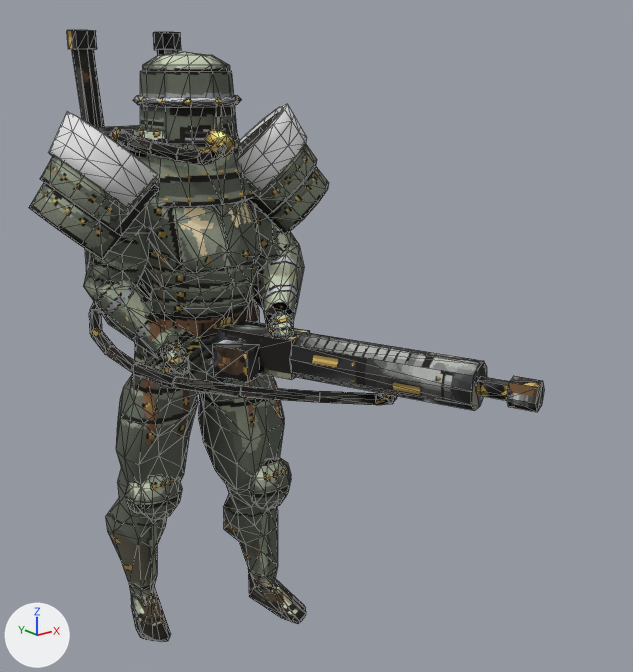
The Blender file tools/art/blend/mechanized-heavy-infantry.blend as it was, and as the next commit left it.
Both versions are drawn from a camera (50 mm lens) standing at (-0.846, -1.455, 1.144) and looking at (0.097, -0.276, 0.673). Arrows for +X, +Y and +Z are at lower left; the lights stay in place. The first picture is the older version. Mesh edges are drawn as thin lines.

Objects in the first picture: 'Accent', 'Back', 'Body', 'Chest', 'Helmet', 'Weapon'.
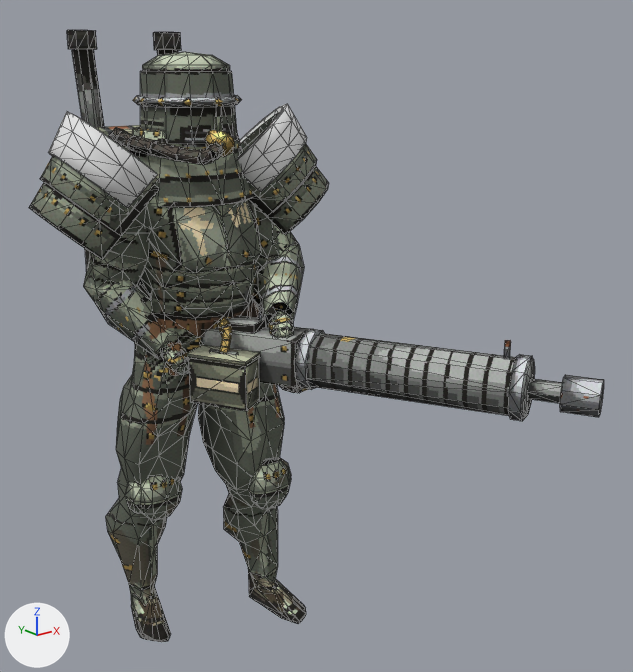
The edits, one by one:
me_back is used by ob_back; location (0.0, 0.0, 0.0).
me_back had 468 vertices, 808 faces and spanned x -0.199..0.166, y -0.425..0.23, z 0.566..1.2.
me_back now has 606 vertices, 1040 faces and spans x -0.152..0.157, y -0.296..0.23, z 0.562..1.2.
me_back part 1: a new loose piece, an icosphere of 20 faces spanning x 0.058..0.092, y -0.283..-0.247, z 0.565..0.599, in mat_mechanized_heavy_infantryback (picture img_mechanized_heavy_infantry_back).
me_back part 2: 11 loose pieces with 132 vertices, spanning x -0.199..0.166, y -0.425..0.151, z 0.566..0.737, are deleted.
me_back part 3: 12 vertices removed from x -0.056..0.065, y -0.341..-0.24, z 0.571..0.604; 132 vertices added at x 0.025..0.157, y -0.258..0.14, z 0.562..0.705.
me_back part 4: 567 kept faces spanning x -0.152..0.152, y -0.159..0.23, z 0.693..1.2 get new texture (UV) coordinates.
Other edits to the shape of me_back do not show in these pictures.
me_weapon is used by ob_weapon; location (0.0, 0.0, 0.0).
me_weapon had 96 vertices, 156 faces and spanned x -0.104..0.268, y -0.669..-0.055, z 0.594..0.684.
me_weapon now has 244 vertices, 392 faces and spans x -0.105..0.354, y -0.73..-0.038, z 0.553..0.707.
me_weapon part 5: the loose piece of 20 vertices spanning x 0.037..0.244, y -0.583..-0.243, z 0.597..0.677 is multiplied about its middle by the matrix ((1.19, -0.119, 0.103), (0.115, 1.193, 0.056), (-0.108, -0.046, 1.194)), then moved by (0.038, -0.026, -0.007).
me_weapon part 6: a new loose piece, a 5-sided cylinder along z spanning x -0.105..-0.079, y -0.108..-0.083, z 0.593..0.653, in mat_mechanized_heavy_infantryweapon (picture img_mechanized_heavy_infantry_weapon).
me_weapon part 7: the loose piece of 8 vertices spanning x -0.037..0.106, y -0.272..-0.055, z 0.6..0.674 is rebuilt with 8 vertices and now spans x -0.066..0.117, y -0.282..-0.038, z 0.587..0.674.
me_weapon part 8: the loose piece of 12 vertices spanning x 0.191..0.241, y -0.622..-0.561, z 0.622..0.652 is deleted.
me_weapon part 9: the loose piece of 10 vertices spanning x -0.104..-0.081, y -0.106..-0.085, z 0.596..0.649 is deleted.
me_weapon part 10: 1 vertex moved within x 0.051, y -0.222, z 0.684; 15 vertices removed from x -0.046..0.067, y -0.23..-0.138, z 0.594..0.684; 139 vertices added at x -0.097..0.14, y -0.309..-0.079, z 0.553..0.707.
me_weapon part 11: 12 vertices removed from x 0.203..0.268, y -0.669..-0.606, z 0.614..0.66; 56 vertices added at x 0.215..0.354, y -0.73..-0.569, z 0.576..0.707.
Other edits to the shape of me_weapon do not show in these pictures.

Changed parts and their boxes (x1, y1, x2, y2) in the pictures (633 x 672 px; the box of a moved part takes in the faces that stretch with it):
'Weapon', reshaped (16% wider, 16% taller): before (168, 321, 544, 412); after (167, 315, 604, 421)
'Back', reshaped (27% narrower): before (67, 30, 397, 405); after (67, 30, 307, 393)
part 1 of me_back, added (mostly hidden): after (295, 386, 307, 393)
part 2 of me_back, deleted: before (89, 301, 397, 405)
part 3 of me_back, cut back (mostly hidden afterwards): before (241, 386, 320, 402); after (257, 304, 298, 393)
part 4 of me_back, surface changed: (67, 30, 226, 295) in both
part 5 of me_weapon, moved or reshaped: before (290, 332, 487, 411); after (294, 333, 535, 418)
part 6 of me_weapon, added: after (167, 342, 182, 376)
part 7 of me_weapon, rebuilt (9% wider, 7% taller): before (210, 321, 310, 379); after (202, 326, 311, 388)
part 8 of me_weapon, deleted: before (476, 376, 510, 401)
part 9 of me_weapon, deleted: before (168, 343, 181, 374)
part 10 of me_weapon, built on: before (213, 340, 260, 383); after (187, 315, 324, 411)
part 11 of me_weapon, built on: before (507, 376, 544, 412); after (504, 340, 604, 421)
